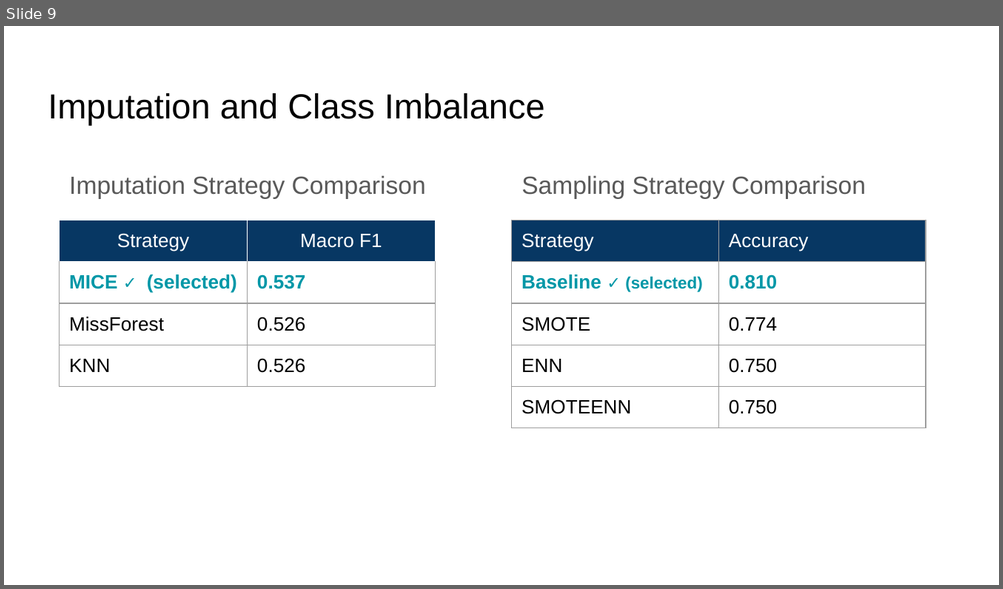
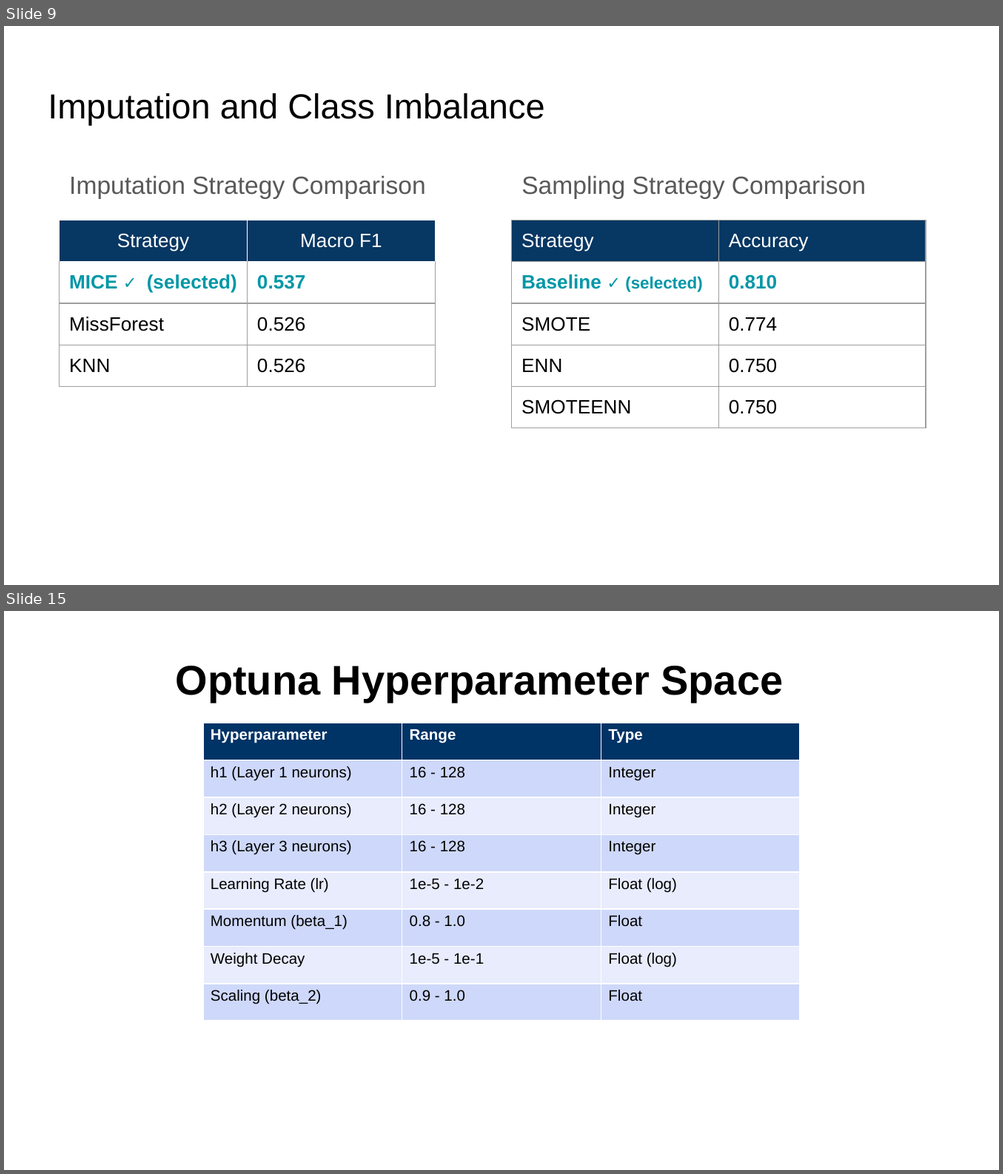
Before and after one commit to Bernardo1205/Advance-ML, a slide deck: src/deliverable2/Cirrhosis_Patient_Survival_Prediction_Report.pptx. Shown one above the other, each under a label of ours: slide 9 before the commit, slides 9 and 15 after it; the slides between them are not shown. The pictures are 1003x589 and 1003x1174 pixels, drawn with LibreOffice and Linux fonts; fonts in the diff are those of the drawing. Boxes give left, top, right and bottom in pixels: in the first picture for what was removed or moved away, otherwise in the second. Text is boxed around its words. In the diff, an @@ line names an element or a change of style, - is before the commit and + after.

Commit message:
deep learning model added

```diff
--- a/src/deliverable2/Cirrhosis_Patient_Survival_Prediction_Report.pptx
+++ b/src/deliverable2/Cirrhosis_Patient_Survival_Prediction_Report.pptx
@@ slide 15 added at [4, 611, 999, 1170], background #FFFFFF @@
@@ text added at [176, 666, 783, 701], 30 pt, text #000000, bold @@
+Optuna Hyperparameter Space
@@ table added at [203, 723, 800, 1021], 8 rows, 3 columns @@
+Hyperparameter | Range | Type
+h1 (Layer 1 neurons) | 16 - 128 | Integer
+h2 (Layer 2 neurons) | 16 - 128 | Integer
+h3 (Layer 3 neurons) | 16 - 128 | Integer
+Learning Rate (lr) | 1e-5 - 1e-2 | Float (log)
+Momentum (beta_1) | 0.8 - 1.0 | Float
+Weight Decay | 1e-5 - 1e-1 | Float (log)
+Scaling (beta_2) | 0.9 - 1.0 | Float
```
Also in this commit, not shown: 2 slides changed, 9 other slides added, 12 other files.
